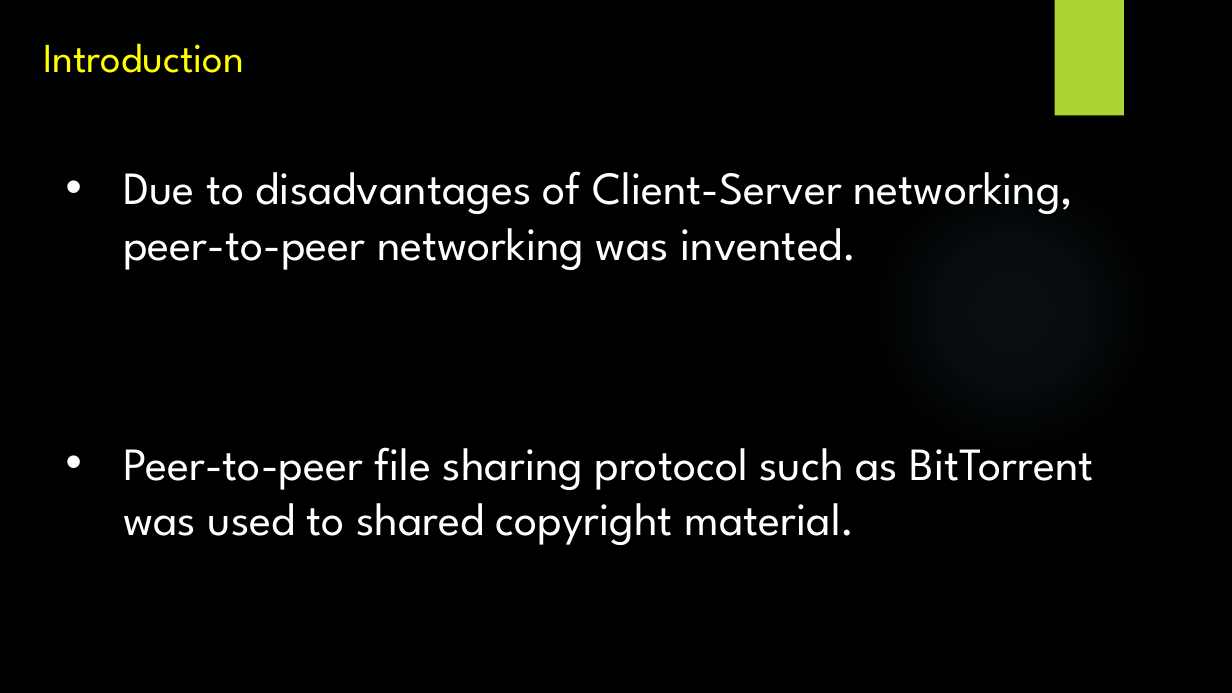
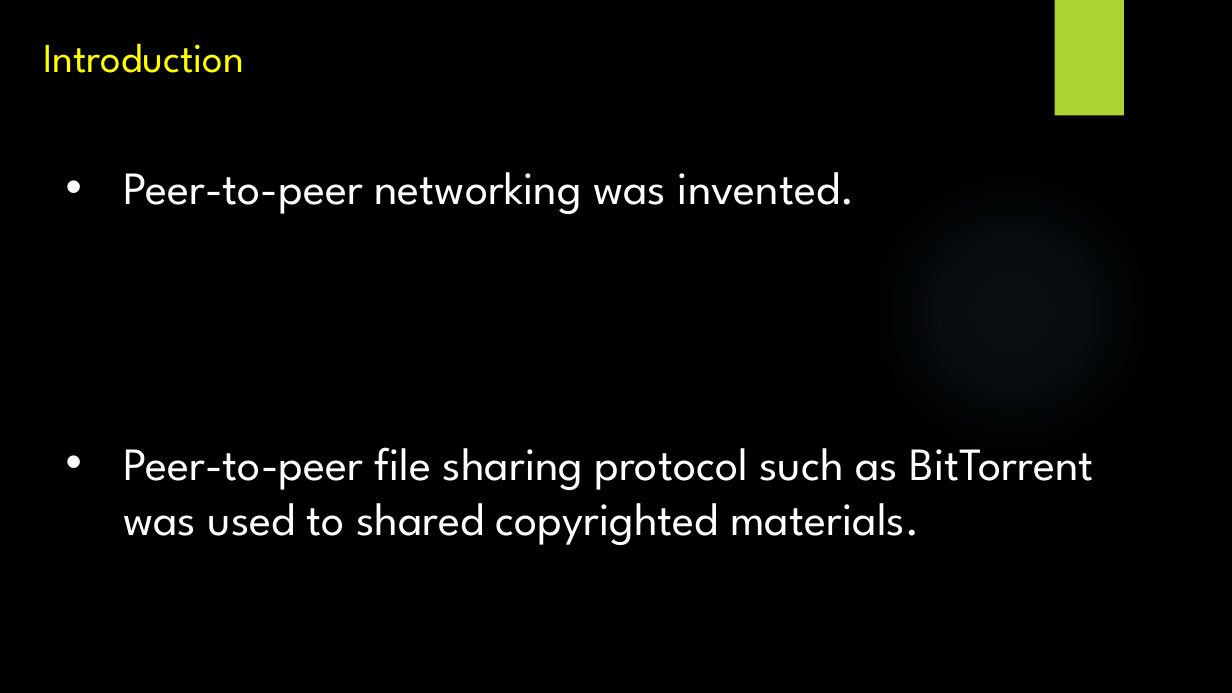
Before and after one commit to ttpro1995/ethics_final_latex, a slide deck: slide 5 of 1351040_1351030.pptx. Drawn at 1232x693 pixels with LibreOffice and Linux fonts; fonts in the diff are those of the drawing; background and template pictures are left out. Boxes give left, top, right and bottom in pixels: in the first picture for what was removed or moved away, otherwise in the second. Text is boxed around its words. In the diff, an @@ line names an element or a change of style, - is before the commit and + after.

```diff
--- a/1351040_1351030.pptx
+++ b/1351040_1351030.pptx
@@ text at [123,172,855,214]: text changed @@
-• Due to disadvantages of Client-Server networking, peer-to-peer networking was invented.
+• Peer-to-peer networking was invented.
@@ text at [123,447,1094,545]: text changed @@
-• Peer-to-peer file sharing protocol such as BitTorrent was used to shared copyright material.
+• Peer-to-peer file sharing protocol such as BitTorrent was used to shared copyrighted materials.
```
Also in this commit, not shown: 8 other slides changed, 3 slides added, 2 slides removed, 3 other files.
